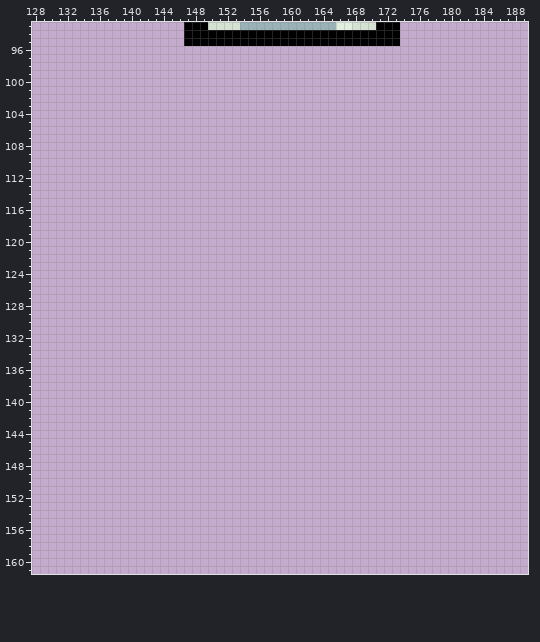
Pixel-art file, stored at assets/sprites/tilesets/foreground.aseprite. That is the earlier state.
256x256 pixels, 1 frame. Colours within 5 levels of each other are drawn and written as one. Shown: x 128..189, y 93..161. The commit also changed other parts of the picture, which this record leaves out.
The same view after the edit:
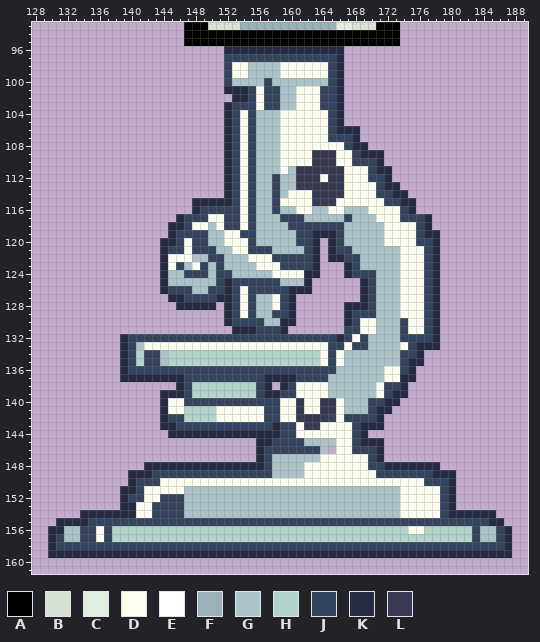
Palette (. is transparent): A #000000  B #d5e1d3  C #e2eee0  D #fdffef  E #ffffff  F #99b2b7  G #abc2c8  H #b1d3cb  J #34445e  K #262b44  L #383a53
Change:
Changed rows in their new state; - is an unchanged pixel.
first column x 130:
 96 ----------------------KKKKKKKKKKKKKKK---------------------
 97 ----------------------JJJJJJJJJJJJJJK---------------------
 98 ----------------------JDDGGGGDDDDDDJK---------------------
 99 ----------------------JDDGGGGDDDDDDJK---------------------
100 ----------------------JGGGGJGGGGGGGJK---------------------
101 ----------------------KKKJDJJGGDDDJJK---------------------
102 -----------------------KKJDJJGGDDDJJK---------------------
103 ----------------------KJJJDJJGGDDDJJK---------------------
104 ----------------------KJDJGGGDDDDDDJK---------------------
105 ----------------------KJDJGGGDDDDDDJK---------------------
106 ----------------------KJDJGGGDDDDDDJKKK-------------------
107 ----------------------KJDJGGGDDDDDDJJJK-------------------
108 ----------------------KJDJGGGDDDDDDDDJKK------------------
109 ----------------------KJDJGGGDDDDLLLDDJKKK----------------
110 ----------------------KJDJGGGDDDDLLLDDJJJK----------------
111 ----------------------KJDJGGGEGLLLLLLDDDJKK---------------
112 ----------------------KJDJGGJGGLLLDLLDDDJJK---------------
113 ----------------------KJDJGGJGGLLLLLLDDDDJKK--------------
114 ----------------------KJDJGGJGDDDLLLLDDDDJJKK-------------
115 ------------------KKKKKJDJGGJDDDDLLLDDDDDDJJKK------------
116 ------------------KJJJJJDJGGJGGDDGGDDGGGDDDDJK------------
117 ----------------KJJJDDJJDJGGGJJJGGGGGJGGGDDDJJJK----------
118 ---------------KKJDDGDJJDJGGGGJJJJJJJGGGGGDDDDJK----------
119 ---------------KJJJJGGDDJJGGGGGJJKKKJGGGGGDDDDJKK---------
120 --------------KKJDJJGGDDDJGGGGGJJK-KJGGGGGDDDDJJK---------
121 --------------KJJDJJJGGDDJJJGGGGJK-KJJGGGGGGDDDJK---------
122 --------------KDDDGGJJGGGDDDJJJJJK-KKJJGGGGGDDDJK---------
123 --------------KDJGDJGJGGGGDDDJJJJK---KJGGGGGDDDJK---------
124 --------------KGGJJJGJJGGGGGDDDDKK---KJJJGGGDDDJK---------
125 --------------KGGGGGGJKJJJJJJGGGK------KJGGGDDDJK---------
126 --------------KJJJGGJJKJDJJJJJKKK------KJGGGDDDJK---------
127 ---------------KKJJJJKKJDJGGDJK--------KJGGGDDDJK---------
128 ----------------KKKKK-KJDJGGDJK------KKKJGGGDDDJK---------
129 ----------------------KJDJGGJJK------KJJJGGGDDDJK---------
130 ----------------------KJJJJGGKK------KJDDGGGJDDJK---------
131 -----------------------KKKJJJK-------JJDDGGGJDDJK---------
132 ---------KJJJJJJJJJJJJJJJJJJJJJJJJJJKJDJGGGGJJJJK---------
133 ---------KJGDDDDDDDDDDDDDDDDDDDDDDDJJDJJGGGGDJKKK---------
134 ---------KJHJJGHHHHHHHHHHHHHHHHHHHDJDGGGGGGGJJK-----------
135 ---------KJHJJGHHHHHHHHHHHHHHHHHHHDJDGGGGGGGJKK-----------
136 ---------KJJJJJJJJJJJJJJJJJJJJJJJJJJGGGGGGDDJK------------
137 ---------KKKKKKKKJJJJJJJJJJKKKKJJJJGGGGGGGDDKK------------
138 ----------------KJHHHHHHHHJK-KJDDDDGGGGGGDJJK-------------
139 --------------KKKJHHHHHHHHJKKJJDDDDGGGGGGDJKK-------------
140 --------------KDDJJJJJJJJJJJJDDLDDLLDGGGJJKK--------------
141 --------------KDDHHHHDDDDDDJJDDLDDLLDGGGJKK---------------
142 --------------KJJHHHHDDDDDDJJDDLLLLJDJJJJK----------------
143 --------------KKJJJJJJJJJJJJKJJDLLDDDDJKKK----------------
144 ---------------KKKKKKKKKKKKKKJJDDDDDDDJK------------------
145 --------------------------KKJJJJGGGGDDJKKK----------------
146 --------------------------KJJJJJJJG-DDJJJK----------------
147 --------------------------KJGGGGGGDDDDDDJK----------------
148 ------------KKKKKKKKKKKKKKKJGGGGDDDDDDDDJJKKKKKKK---------
149 ----------KKKJJJJJJJJJJJJJJJGGGGDDDDDDDDDJJJJJJJKKK-------
150 ----------KJJJDDDDDDDDDDDDDDDDDDDDDDDDDDDDDDDDDJJJK-------
151 ---------KKJDDDDDGGGGGGGGGGGGGGGGGGGGGGGGGGGDDDDDJK-------
152 ---------KJJDDJJJGGGGGGGGGGGGGGGGGGGGGGGGGGGDDDDDJK-------
153 ---------KKDDJJJJGGGGGGGGGGGGGGGGGGGGGGGGGGGDDDDDJK-------
154 ----KKKKKKKDDJJJJGGGGGGGGGGGGGGGGGGGGGGGGGGGDDDDDJKKKKKK--
155 -KKKKJJJJJJJJJJJJJJJJJJJJJJJJJJJJJJJJJJJJJJJJJJJJJJJJJJKK-
156 KKGGJJDJHHHHHHHHHHHHHHHHHHHHHHHHHHHHHHHHHHHHHDDHHHHHHJGGJK
157 KJGGJJDJHHHHHHHHHHHHHHHHHHHHHHHHHHHHHHHHHHHHHHHHHHHHHJGGJK
158 KJJJJJJJJJJJJJJJJJJJJJJJJJJJJJJJJJJJJJJJJJJJJJJJJJJJJJJJJK
159 KKKKKKKKKKKKKKKKKKKKKKKKKKKKKKKKKKKKKKKKKKKKKKKKKKKKKKKKKK
Pixel boxes of the changes (left, top, right, bottom) in both pictures:
added: (48, 46, 512, 558)
